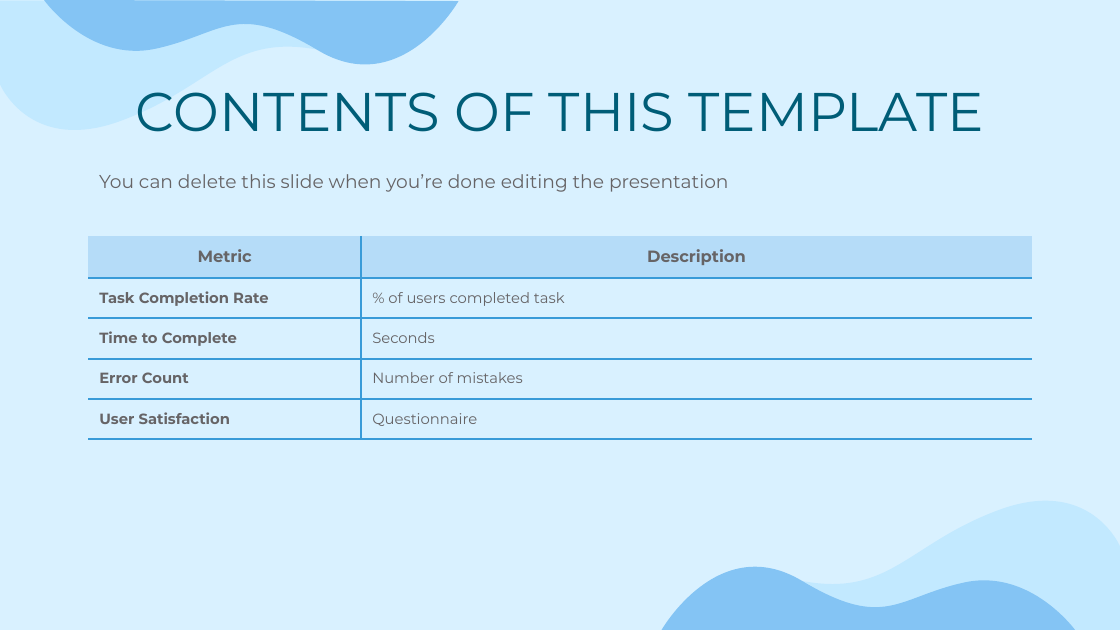
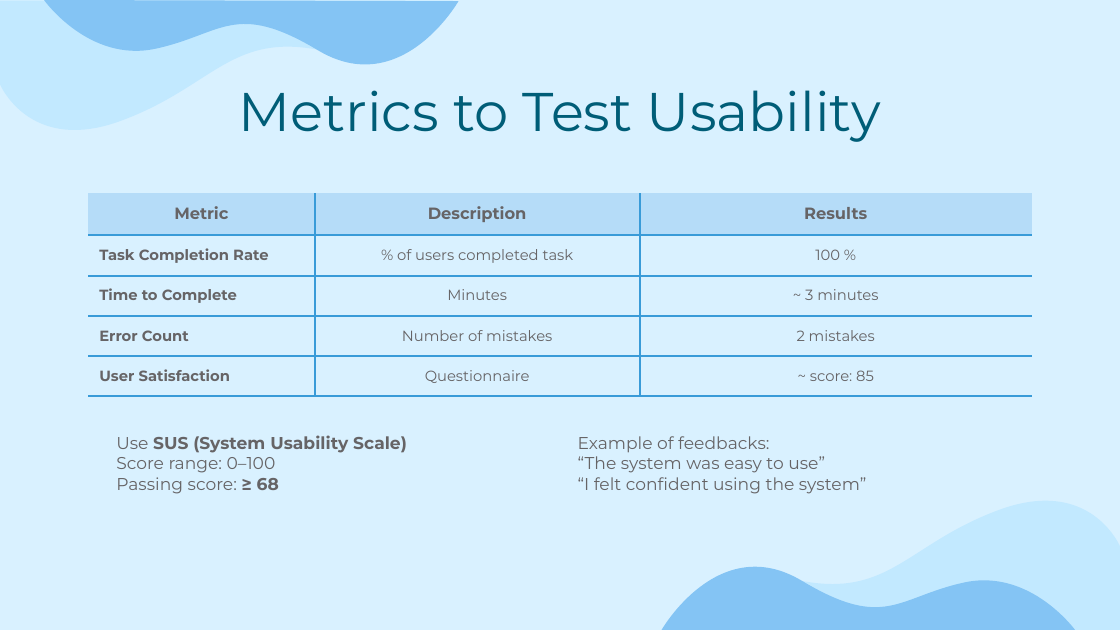
Before and after one commit to MiraPhilip12/Graduation_Project_ESLSCA, a slide deck: slide 16 of Milestone 5/Testing and Evaluation.pptx. Drawn at 1120x630 pixels with LibreOffice and Linux fonts; fonts in the diff are those of the drawing. Boxes give left, top, right and bottom in pixels: in the first picture for what was removed or moved away, otherwise in the second. Text is boxed around its words. In the diff, an @@ line names an element or a change of style, - is before the commit and + after.

Commit message:
new template

```diff
--- a/Milestone 5/Testing and Evaluation.pptx
+++ b/Milestone 5/Testing and Evaluation.pptx
@@ title at [239,90,881,142]: text changed @@
-CONTENTS OF THIS TEMPLATE
+Metrics to Test Usability
@@ text removed at [99,174,729,192] @@
-You can delete this slide when you’re done editing the presentation
@@ table at [88,193,1032,395] @@
-column 2: Description | % of users completed task | Seconds | Number of mistakes | Questionnaire
+column 2: Description | % of users completed task | Minutes | Number of mistakes | Questionnaire
+column 3: Results | 100 % | ~ 3 minutes | 2 mistakes | ~ score: 85
@@ table: place and size @@
-table at [88,236,1033,439]
+table at [88,193,1032,395]
@@ text added at [116,435,407,494], 11 pt, text #666466 @@
+Use SUS (System Usability Scale)
+Score range: 0–100
+Passing score: ≥ 68
@@ text added at [578,436,866,494], 11 pt, text #666466 @@
+Example of feedbacks:
+“The system was easy to use”
+“I felt confident using the system”
```
Also in this commit, not shown: 1 other slide changed, 7 slides added, 4 slides removed, 2 other files.
